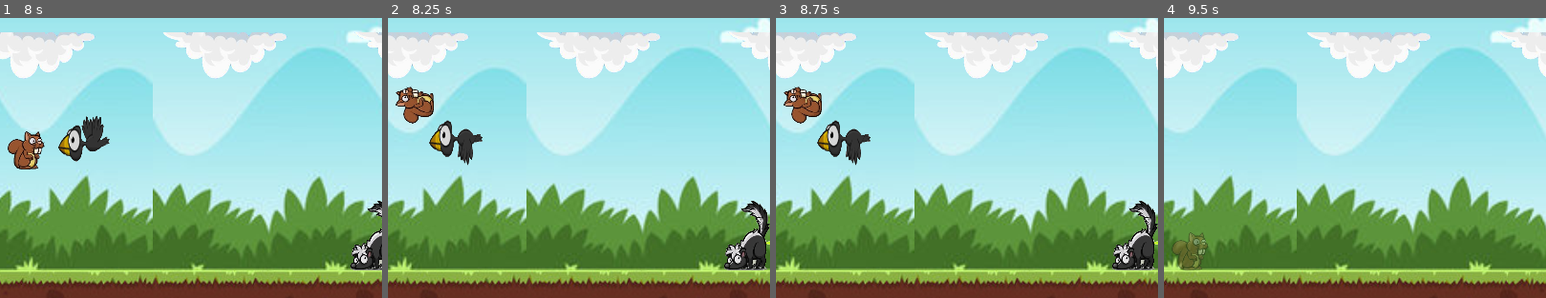
Above: before the commit, frames 1-4 (left to right).
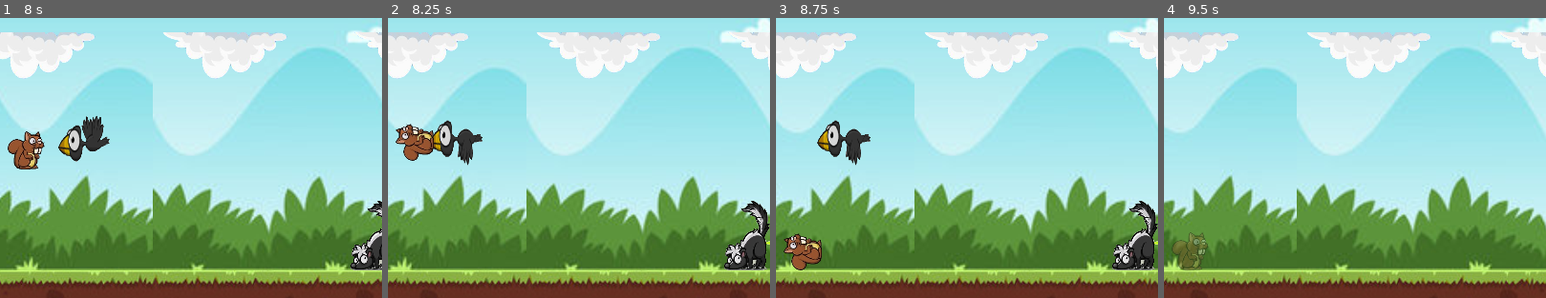
Above: after the commit, the same moments.

Repository: nzin/squirrel
Game: Godot game, scene res://scenes/main.tscn
The game is run twice, just before and just after one commit, with the same random seed, the same clock (stepped at 60 frames per second) and the same inputs.
Inputs:
- Up to frame 1 (8 s): tap Enter (ui_accept) at 0.5 s; hold Right (ui_right) 0.53-1.28 s; hold Space (jump) 0.53-1.28 s; hold Down (ui_down) 1.28-2.03 s; tap D (chestnut) at 1.35 s; tap Space (jump) at 1.52, 1.55, 1.82, 2.3, 3.02, 3.05, 3.32, 3.77, 3.8, 4.07, 4.35, 4.52, 4.82, 5.3, 6.02, 6.05, 6.32, 6.77, 6.8, 7.07, 7.52, 7.55, 7.82 s; hold Right (ui_right) 2.03-2.78 s; hold F (fist) 2.03-2.78 s; hold Up (ui_up) 2.78-3.53 s; tap Shift (throw) at 2.85 s; hold Q (weapon) 3.53-4.28 s; hold Left (ui_left) 3.53-5.03 s; hold Down (ui_down) 5.03-5.78 s; hold D (chestnut) 5.03-5.78 s; hold Right (ui_right) 5.78-6.53 s; tap F (fist) at 5.85 s; hold Up (ui_up) 6.53-7.28 s; hold Shift (throw) 6.53-7.28 s; hold Right (ui_right) from 7.28 s (still down); tap Q (weapon) at 7.35 s
- Up to frame 2 (8.25 s): release Right (ui_right) at 8.03 s; hold Down (ui_down) from 8.03 s (still down); hold Space (jump) from 8.03 s (still down)
- Up to frame 3 (8.75 s): keep holding Down (ui_down); keep holding Space (jump)
- Up to frame 4 (9.5 s): tap Enter (ui_accept) at 8.75 s; release Down (ui_down) at 8.78 s; release Space (jump) at 8.78 s; hold Left (ui_left) from 8.78 s (still down); tap D (chestnut) at 8.85 s; tap Space (jump) at 9.02, 9.05, 9.32 s
The pictures show only the part of the screen within x 5-55%, y 38-88%; the shares and areas given below are measured in that part.

Frame 1 is identical in both runs. In frame 2, 1.8% of the frame differs, in the area x 2-12%, y 24-52%; in frame 3, 1.8%, in the area x 2-12%, y 24-91%; in frame 4, nothing differs.

Commit message:
Fix the squirrel snapping back up onto the next cloud after falling off one
A falling squirrel landed on a cloud whenever its head had been above the cloud's
top on the previous tick. Clouds are 50 px tall, so a squirrel that had fallen up
to 40 px past a cloud's top still counted as "above" it, and when the next cloud
of the row scrolled in beside it, it was snapped up onto that cloud.

It now lands only if its feet were at or above the platform top on the previous
tick (1 px tolerance). This also applies to tree tops and enemies, which use the
same landing code. A smoke test tries 60 cloud-end situations (before the fix 20
snapped up, now none) and checks that a normal fall still lands.

Co-Authored-By: Claude Sonnet 5.5 <noreply@anthropic.com>

Diff:
--- a/godot/scripts/squirrel.gd
+++ b/godot/scripts/squirrel.gd
@@ -5,6 +5,7 @@
 ##  - clouds, tree tops and enemies are one-way platforms: pass through going up, land when falling
 
 const START_X := 50.0
+const LAND_TOLERANCE := 1.0  # px: how far below a platform top the feet may start and still land on it
 
 var velocity_y := 0.0
 var is_jumping := false
@@ -107,7 +108,10 @@
             if not c.active:
                 continue
             var cr := c.rect()
-            if cr.intersects(sq) and prev_y <= cr.position.y:
+            # land only when the FEET were at or above the top last tick. (Comparing the
+            # head with the top let a squirrel falling past a cloud's side get snapped up
+            # onto the next cloud as it scrolled in.)
+            if cr.intersects(sq) and prev_y + h <= cr.position.y + LAND_TOLERANCE:
                 new_y = cr.position.y - h
                 velocity_y = 0.0
                 is_jumping = false
--- a/godot/tests/smoke.gd
+++ b/godot/tests/smoke.gd
@@ -115,6 +115,44 @@
     check(box.collected, "jumping into a box collects it")
     check(game.acorns >= 4 and game.acorns <= 6, "box gave 1-3 acorns (acorns=%d)" % game.acorns)
     check(game.loadout.coins >= 1, "box also gave a coin (coins=%d)" % game.loadout.coins)
+
+    print("falling off a cloud")
+    game.new_game()
+    _quiet(game)
+    var cloud_a := Cloud.new()
+    cloud_a.setup(0.0, 300.0)
+    var cloud_b := Cloud.new()
+    cloud_b.setup(0.0, 300.0)
+    game.layers["clouds"].add_child(cloud_a)
+    game.layers["clouds"].add_child(cloud_b)
+    var bounces := 0
+    var runs := 0
+    for overlap in range(1, 40, 2):  # every way of reaching the end of a cloud
+        for gap in [Cfg.CLOUD_SPACING, Cfg.CLOUD_SPACING - 20.0, 30.0]:
+            cloud_a.x = game.squirrel.x + float(overlap) - cloud_a.w
+            cloud_b.x = cloud_a.x + cloud_a.w + gap
+            game.squirrel.y = 300.0 - game.squirrel.h
+            game.squirrel.velocity_y = 0.0
+            game.squirrel.is_jumping = false
+            var last_y: float = game.squirrel.y
+            for i in 60:
+                cloud_a.x -= Cfg.SCROLL_SPEED
+                cloud_b.x -= Cfg.SCROLL_SPEED
+                game.squirrel.update([], [cloud_a, cloud_b])
+                if game.squirrel.y < last_y - 0.01:
+                    bounces += 1
+                    break
+                last_y = game.squirrel.y
+            runs += 1
+    check(bounces == 0, "falling off a cloud's end never snaps the squirrel back up onto the next cloud (%d of %d cases)" % [bounces, runs])
+    game.squirrel.y = 100.0  # now a normal fall from above still lands on a cloud
+    game.squirrel.velocity_y = 0.0
+    cloud_b.x = game.squirrel.x - 20.0
+    cloud_a.x = 5000.0
+    for i in 60:
+        game.squirrel.update([], [cloud_a, cloud_b])
+    check(absf(game.squirrel.y + game.squirrel.h - 300.0) < 1.0, "...but a fall from above still lands on top of a cloud")
+    game.new_game()
 
     print("standing on a tree")
     game.new_game()
